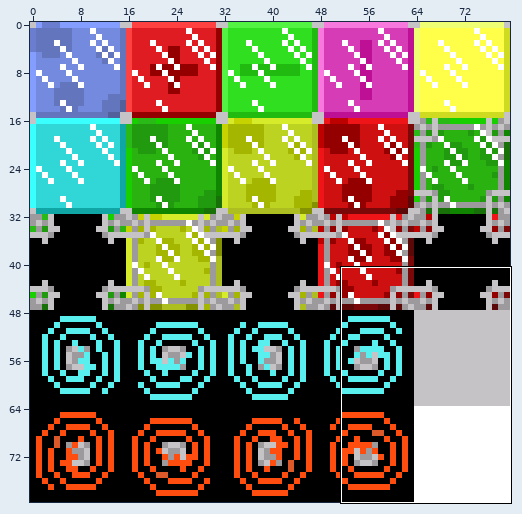
Sprite sheet -- Source/Graphics/TileSheet.png. The picture above shows the old version from afar; the outline marks the close-up.
Close-up. Earlier state:
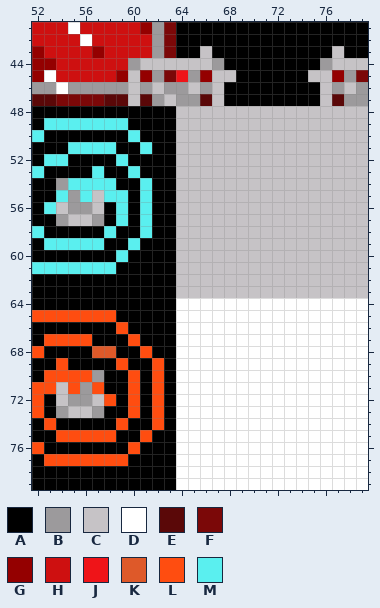
The file is 80x80 pixels. Colours within 5 levels of each other are drawn and written as one. Shown: x 52..79, y 41..79.
Palette (. is transparent): A #000000  B #9c9a9c  C #c6c3c6  D #ffffff  E #5a0808  F #7b0808  G #940000  H #ce1010  J #ef1418  K #de5929  L #ff4d10  M #5aefef
Pixels before, first column x 52:
41 HHHDHHHHHGBFAAAAAAAAAAAAAAAA
42 HHHHDHHHHHBFAAAAAAAAAAAAAAAA
43 GHHHHGHHHHBFAACAAAAAAAAAACAA
44 GGHHHHHHBCCCCCCBAAAAAAAABCCC
45 GDHHHHHGCGBFJBGCCAAAAAACCGBF
46 BBDBBBBBCBCBBCBCAAAAAAAACBCB
47 EEFFFFEECEBCBBECAAAAAAAACEBB
48 AAAAAAAAAAAACCCCCCCCCCCCCCCC
49 AMMMMMMMAAAACCCCCCCCCCCCCCCC
50 MAAAAAAAMAAACCCCCCCCCCCCCCCC
51 AAAMMMMAAMAACCCCCCCCCCCCCCCC
52 AMMAAAAMAAAACCCCCCCCCCCCCCCC
53 MAAAAMAAMAAACCCCCCCCCCCCCCCC
54 AABMMMMAAMAACCCCCCCCCCCCCCCC
55 AAMBMCMMAMAACCCCCCCCCCCCCCCC
56 AMCBBCAMAMAACCCCCCCCCCCCCCCC
57 AABCCBAMAMAACCCCCCCCCCCCCCCC
58 MAAAAAMAAMAACCCCCCCCCCCCCCCC
59 AMMMMMAAMAAACCCCCCCCCCCCCCCC
60 AAAAAAAMAAAACCCCCCCCCCCCCCCC
61 MMMMMMMAAAAACCCCCCCCCCCCCCCC
62 AAAAAAAAAAAACCCCCCCCCCCCCCCC
63 AAAAAAAAAAAACCCCCCCCCCCCCCCC
64 AAAAAAAAAAAADDDDDDDDDDDDDDDD
65 LLLLLLLAAAAADDDDDDDDDDDDDDDD
66 AAAAAAALAAAADDDDDDDDDDDDDDDD
67 ALLLLAAALAAADDDDDDDDDDDDDDDD
68 LAAAAKKAALAADDDDDDDDDDDDDDDD
69 AALAAAALAALADDDDDDDDDDDDDDDD
70 ALLLLBAALALADDDDDDDDDDDDDDDD
71 LLCLBLAALALADDDDDDDDDDDDDDDD
72 LACBBCLALALADDDDDDDDDDDDDDDD
73 LABCCBAALALADDDDDDDDDDDDDDDD
74 ALAAAAALAALADDDDDDDDDDDDDDDD
75 AALLLLLAALAADDDDDDDDDDDDDDDD
76 LAAAAAAALAAADDDDDDDDDDDDDDDD
77 ALLLLLLLAAAADDDDDDDDDDDDDDDD
78 AAAAAAAAAAAADDDDDDDDDDDDDDDD
79 AAAAAAAAAAAADDDDDDDDDDDDDDDD
Once edited:
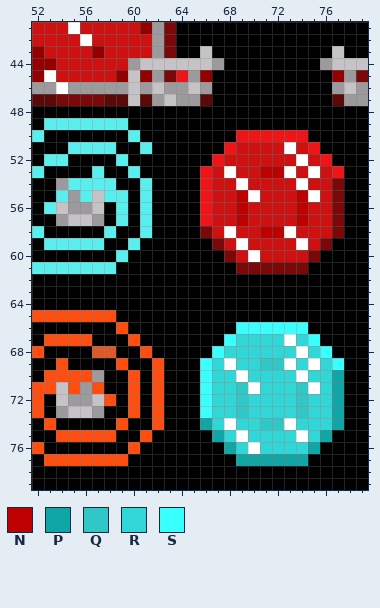
Colours new in this view: N #bd0000  P #10a6a5  Q #31c7c6  R #31d7d6  S #39ffff
Commit: Updated button (win tile & door) graphics
From old to new:
The author changed colour C to colour A in row 45 at x 67 to 68 and 75 to 76; in rows 46 to 47 at x 67 and 76; in rows 48 to 49 at x 64 to 79; in row 50 at x 64 to 68 and 75 to 79; in row 51 at x 64 to 67 and 76 to 79; in row 52 at x 64 to 66 and 77 to 79.
The author changed colour C to colour A in rows 53 to 58 at x 64 to 65 and 78 to 79; in row 59 at x 64 to 66 and 77 to 79; in row 60 at x 64 to 67 and 76 to 79; in row 61 at x 64 to 68 and 75 to 79; in rows 62 to 63 at x 64 to 79.
The author changed colour D to colour A in rows 64 to 65 at x 64 to 79; in row 66 at x 64 to 68 and 75 to 79; in row 67 at x 64 to 67 and 76 to 79; in row 68 at x 64 to 66 and 77 to 79; in rows 69 to 74 at x 64 to 65 and 78 to 79; in row 75 at x 64 to 66 and 77 to 79.
The author changed colour D to colour A in row 76 at x 64 to 67 and 76 to 79; in row 77 at x 64 to 68 and 75 to 79; in rows 78 to 79 at x 64 to 79.
The author changed colour C to colour D in row 51 at x 73; in row 52 at x 74; in row 53 at x 68, 73 and 75; in row 54 at x 69 and 74; in row 55 at x 70 and 75; in row 58 at x 68 and 73.
The author changed colour C to colour D in row 59 at x 69 and 74; in row 60 at x 70.
The author changed colour C to colour F in rows 54 to 57 at x 77; in row 58 at x 66 and 77; in row 59 at x 67 and 76; in row 60 at x 68 and 75; in row 61 at x 69 to 74.
The author changed colour C to colour H in row 51 at x 69 to 72 and 74; in row 52 at x 68 to 73 and 75; in row 53 at x 67, 69 to 70, 74 and 76; in row 54 at x 67 to 68, 70 to 73 and 75 to 76; in row 55 at x 67 to 68, 71 to 73 and 76; in rows 56 to 57 at x 67 to 68, 70 to 73 and 75 to 76.
The author changed colour C to colour H in row 58 at x 67, 69 to 70 and 74 to 76; in row 59 at x 68, 70 to 73 and 75; in row 60 at x 69 and 71 to 74.
The author changed colour C to colour J in row 50 at x 69 to 74; in row 51 at x 68 and 75; in row 52 at x 67 and 76; in row 53 at x 66 and 77; in rows 54 to 57 at x 66.
The author changed colour C to colour N in row 53 at x 71 to 72; in rows 55 to 57 at x 69 and 74; in row 58 at x 71 to 72.
The author changed colour D to colour P in rows 70 to 73 at x 77; in row 74 at x 66 and 77; in row 75 at x 67 and 76; in row 76 at x 68 and 75; in row 77 at x 69 to 74.
The author changed colour D to colour Q in row 69 at x 71 to 72; in rows 71 to 73 at x 69 and 74; in row 74 at x 71 to 72.
The author changed colour D to colour R in row 67 at x 69 to 72 and 74; in row 68 at x 68 to 73 and 75; in row 69 at x 67, 69 to 70, 74 and 76; in row 70 at x 67 to 68, 70 to 73 and 75 to 76; in row 71 at x 67 to 68, 71 to 73 and 76; in rows 72 to 73 at x 67 to 68, 70 to 73 and 75 to 76.
The author changed colour D to colour R in row 74 at x 67, 69 to 70 and 74 to 76; in row 75 at x 68, 70 to 73 and 75; in row 76 at x 69 and 71 to 74.
The author changed colour D to colour S in row 66 at x 69 to 74; in row 67 at x 68 and 75; in row 68 at x 67 and 76; in row 69 at x 66 and 77; in rows 70 to 73 at x 66.
Pixel boxes of the changes (left, top, right, bottom) in both close-ups:
changed: (176, 70, 368, 490)
